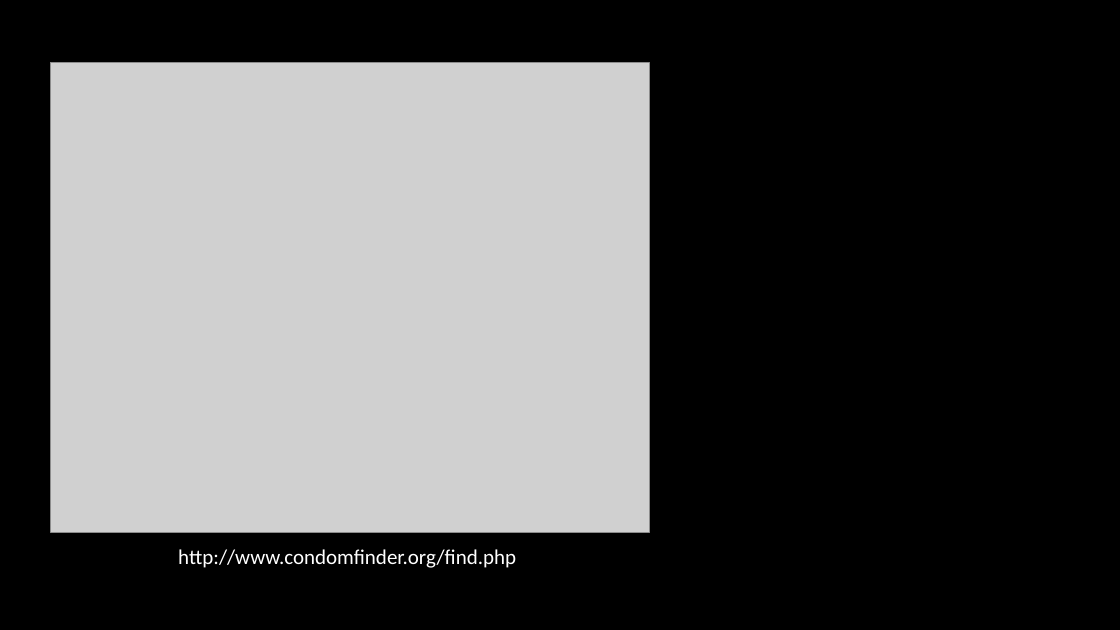
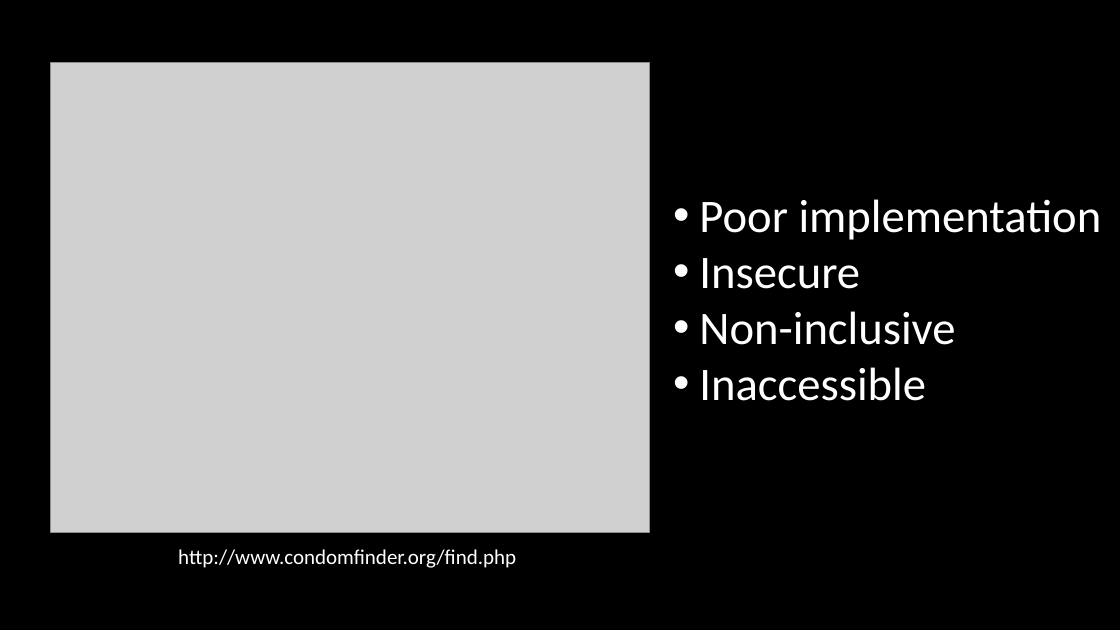
Before and after one commit to DH2018-FindC/FindC, a slide deck: slide 6 of Presentation.pptx. Drawn at 1120x630 pixels with LibreOffice and Linux fonts; fonts in the diff are those of the drawing; grey boxes stand for pictures. Boxes give left, top, right and bottom in pixels: in the first picture for what was removed or moved away, otherwise in the second. Text is boxed around its words. In the diff, an @@ line names an element or a change of style, - is before the commit and + after.

```diff
--- a/Presentation.pptx
+++ b/Presentation.pptx
@@ text added at [699, 199, 1102, 401], 40 pt, text #FFFFFF @@
+• Poor implementation
+• Insecure
+• Non-inclusive
+• Inaccessible
```
Also in this commit, not shown: 1 slide added, 1 other file.
